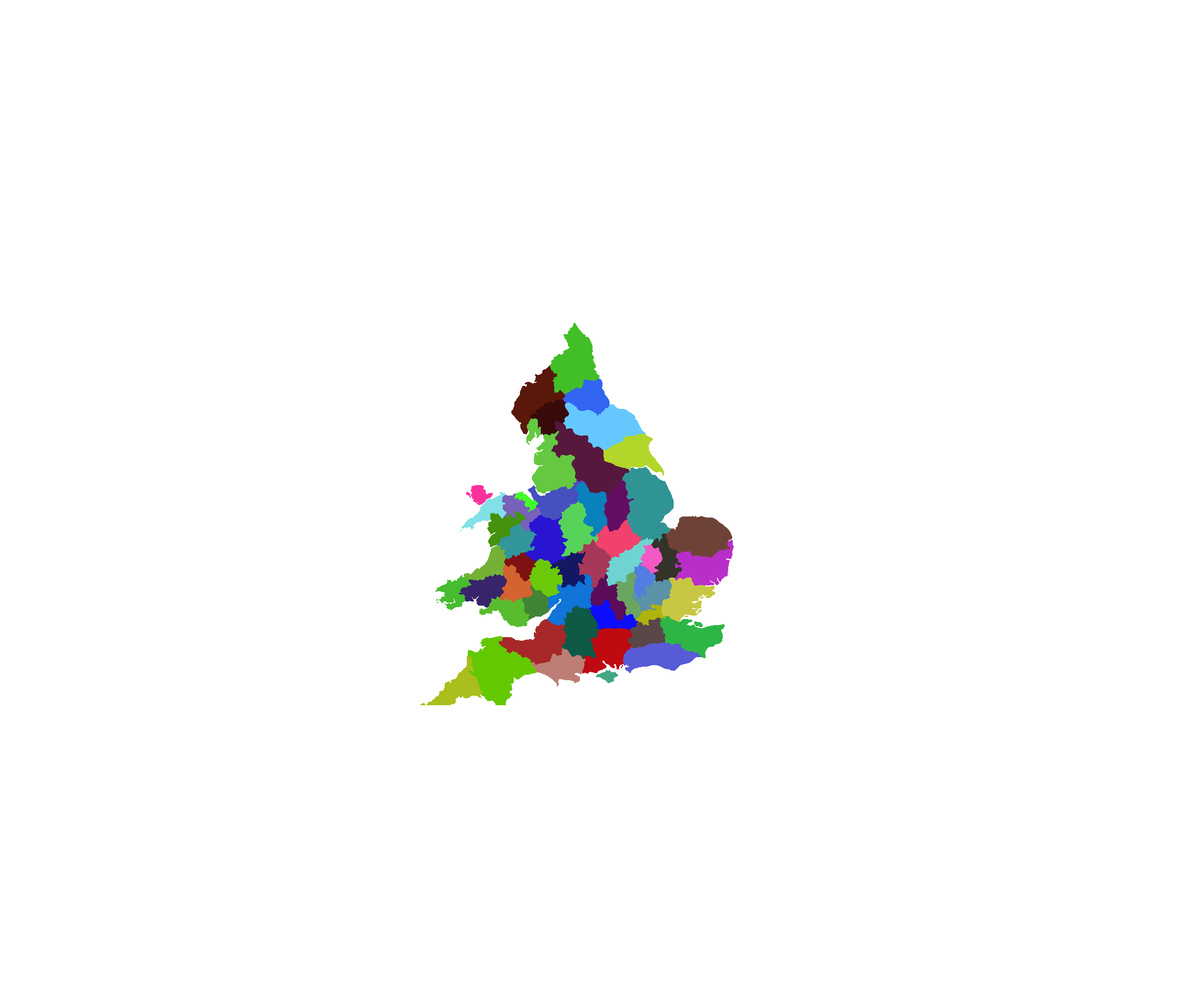
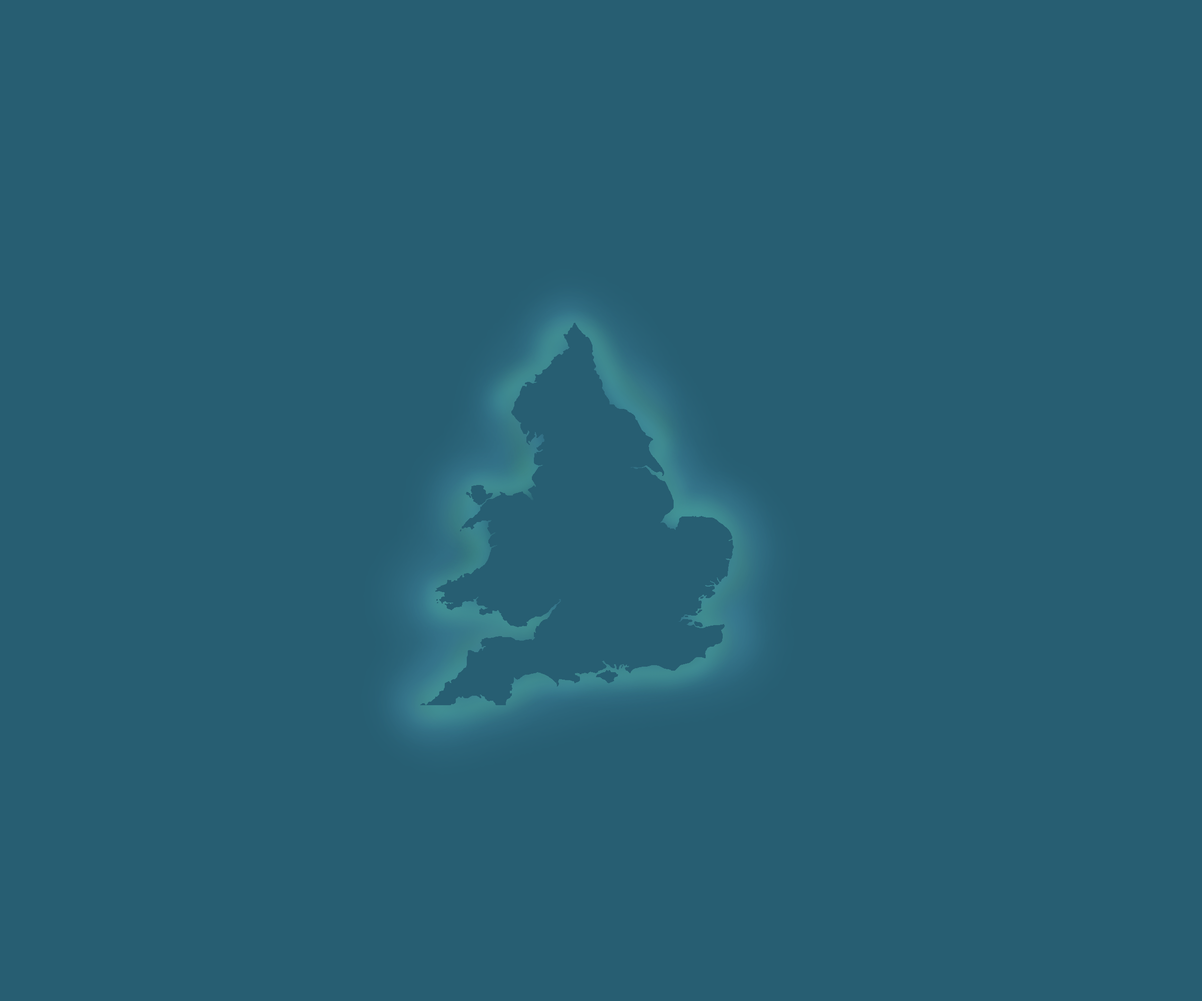
Revision of a layered 1202px x 1001px image; what changed, layer by layer:
hid "Layer" over 420, 322, 734, 706
added layer "Layer #1" above "Layer Group" over 0, 0, 1202, 1001
